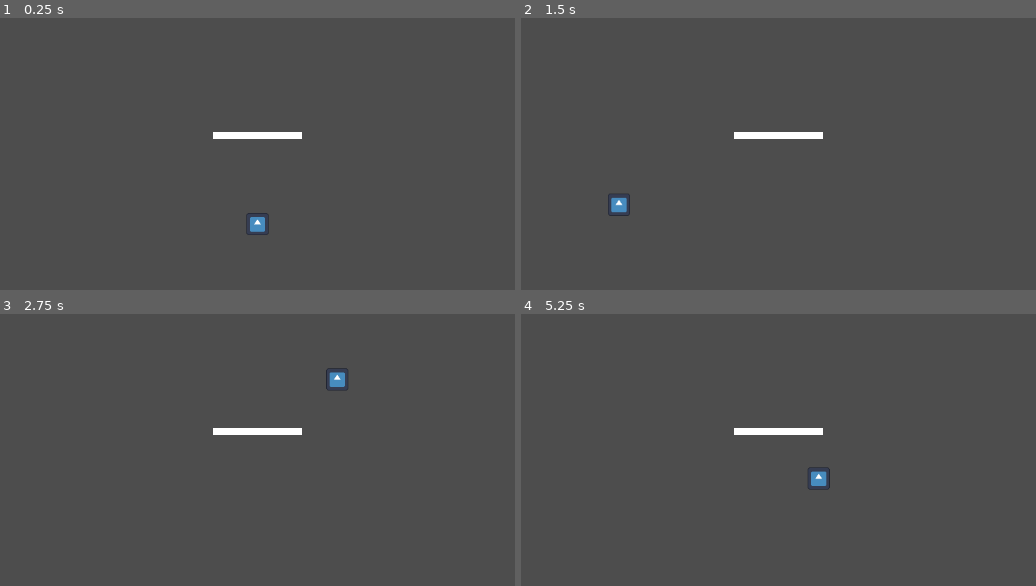
Above: before the commit, frames 1-4 (two rows, left to right).
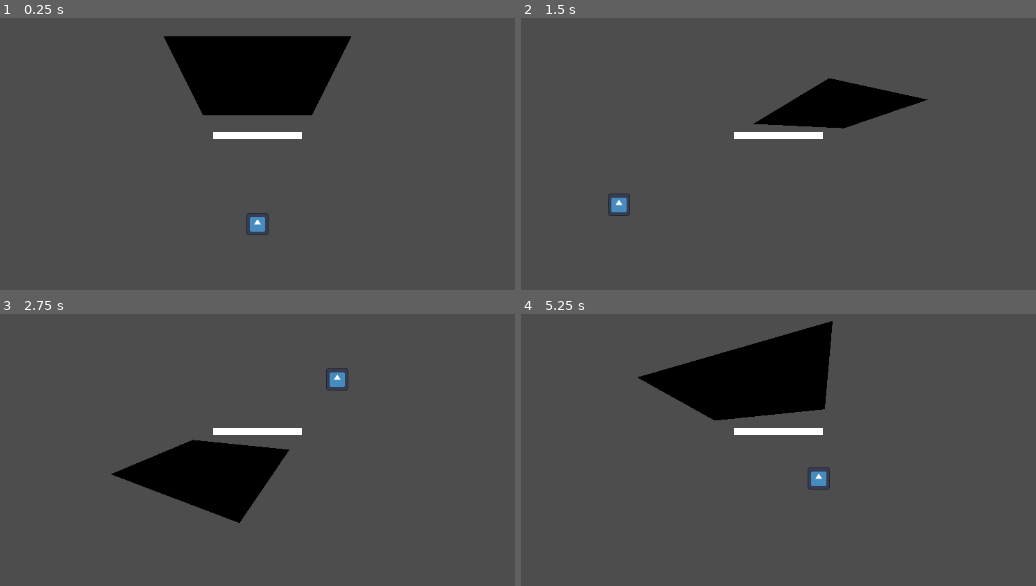
Above: after the commit, the same moments.

Repository: peter-kish/vision2d
Game: Godot game, scene res://test_simple.tscn
Two runs of this game, one before a commit and one after it. Both use one fixed random seed, a clock stepped at 60 frames per second and the inputs below. The engine's default icon, where the game draws it, is replaced by a stand-in: a white triangle on a blue panel in a dark square.
Inputs (mouse positions are in pixels of both pictures, inside the frame that each line leads up to):
- Up to frame 1 (0.25 s): no input
- Up to frame 2 (1.5 s): tap Enter at 0.5 s; move the mouse to (953, 159) at 0.52 s; click (953, 159) at 0.67 s; tap Space at 1.25 s; move the mouse to (618, 205) at 1.27 s; click (618, 205) at 1.42 s
- Up to frame 3 (2.75 s): tap Enter at 2 s; move the mouse to (339, 379) at 2.02 s; click (339, 379) at 2.17 s
- Up to frame 4 (5.25 s): tap Space at 2.75, 4.25 s; move the mouse to (737, 566) at 2.77 s; click (737, 566) at 2.92 s; tap Enter at 3.5 s; move the mouse to (1020, 545) at 3.52 s; click (1020, 545) at 3.67 s; move the mouse to (536, 411) at 4.27 s; click (536, 411) at 4.42 s; move the mouse to (819, 477) at 5.02 s; click (819, 477) at 5.17 s

The runs differ from the first frame. In frame 1, 8.4% of the frame differs, in the area x 31-69%, y 6-36%; in frame 2, 3.3%; in frame 3, 5.8%; in frame 4, 8.1%.
Error before the commit: Invalid access to property or key 'global_position' on a base object of type 'Nil'. (res://vision_occluder.gd:23)

Commit message:
Add `VisionOccluderLine`

Diff:
--- a/test_simple.tscn
+++ b/test_simple.tscn
@@ -1,15 +1,16 @@
 [gd_scene load_steps=4 format=3 uid="uid://dfvvv0losb0co"]
 
 [ext_resource type="PackedScene" uid="uid://bdjbqqvrxa8h1" path="res://mouse_follower.tscn" id="1_5lk1q"]
-[ext_resource type="Script" uid="uid://t7msljbnof8t" path="res://vision_occluder.gd" id="1_dwqdi"]
+[ext_resource type="Script" uid="uid://dybpsb5r0ashv" path="res://vision_occluder_line.gd" id="1_dwqdi"]
 [ext_resource type="PackedScene" uid="uid://dkkof64rwx7v7" path="res://observer.tscn" id="2_f2md2"]
 
 [node name="TestSimple" type="Node2D"]
 
-[node name="VisionOccluder" type="Line2D" parent="."]
+[node name="VisionOccluderLine" type="Line2D" parent="." node_paths=PackedStringArray("observer")]
 position = Vector2(576, 256)
 points = PackedVector2Array(-64, 0, 64, 0)
 script = ExtResource("1_dwqdi")
+observer = NodePath("../MouseFollower/Observer")
 
 [node name="MouseFollower" parent="." instance=ExtResource("1_5lk1q")]
 position = Vector2(576, 384)
--- a/vision_occluder.gd
+++ b/vision_occluder.gd
@@ -1,5 +1,8 @@
-extends Line2D
+extends Node2D
+class_name VisionOccluder
 
+@export var start_point: Vector2
+@export var end_point: Vector2
 @export var observer: Node2D
 @export var color = Color.BLACK
 @export var size = 128.0
@@ -20,12 +23,15 @@
 
 
 func _process(_delta: float) -> void:
+    if !observer:
+        return
+
     var local_obs_position = to_local(observer.global_position)
 
-    var v1 = (points[0] - local_obs_position).normalized()
-    var v2 = (points[1] - local_obs_position).normalized()
-    var p1 = points[0] + v1 * offset
-    var p2 = points[1] + v2 * offset
+    var v1 = (start_point - local_obs_position).normalized()
+    var v2 = (end_point - local_obs_position).normalized()
+    var p1 = start_point + v1 * offset
+    var p2 = end_point + v2 * offset
     var pd1 = p1 + v1 * size
     var pd2 = p2 + v2 * size
 
--- /dev/null
+++ b/vision_occluder_line.gd
@@ -0,0 +1,21 @@
+extends Line2D
+
+@export var observer: Node2D
+@export var color = Color.BLACK
+@export var size = 128.0
+@export var offset = 32.0
+
+
+func _ready() -> void:
+    if points.size() < 2:
+        return
+
+    for i in range(points.size() - 1):
+        var occluder = VisionOccluder.new()
+        occluder.start_point = points[i]
+        occluder.end_point = points[i + 1]
+        occluder.observer = observer
+        occluder.color = color
+        occluder.size = size
+        occluder.offset = offset
+        add_child(occluder)
Not shown, added: vision_occluder_line.gd.uid
